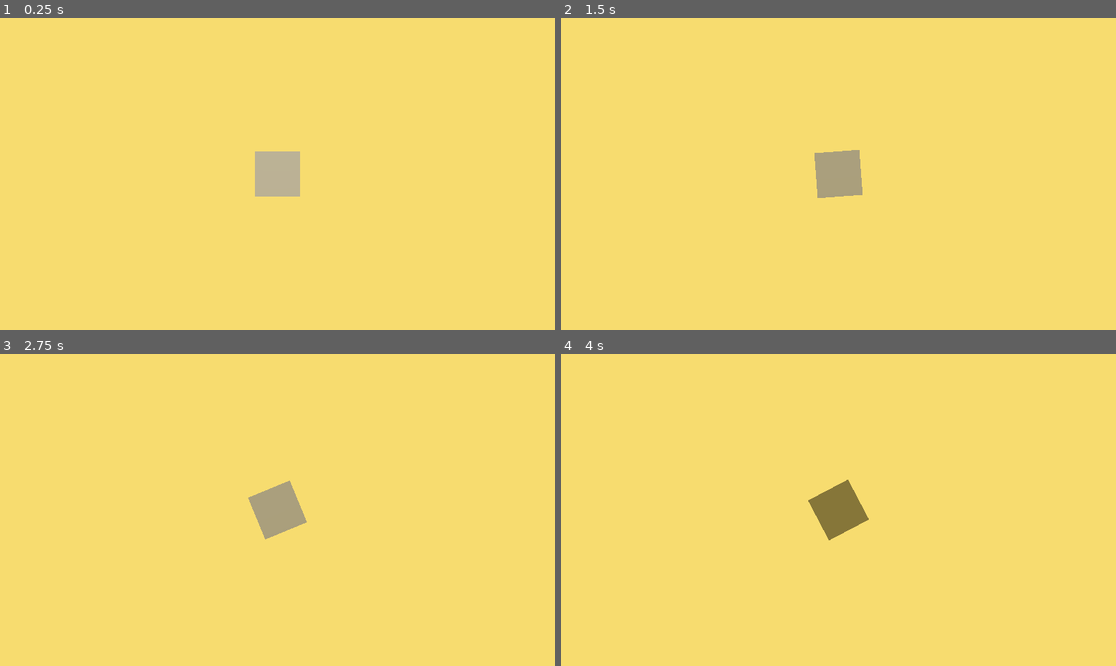
Above: before the commit, frames 1-4 (two rows, left to right).
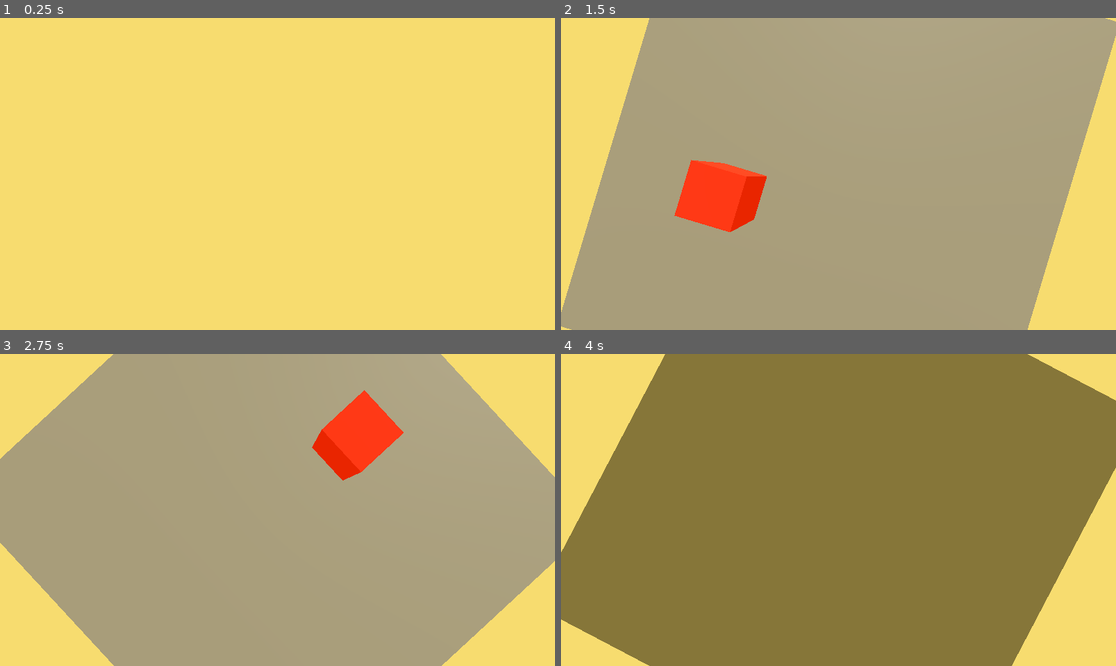
Above: after the commit, the same moments.

Repository: Bigaston/LDJam54
Game: Godot game, scene res://scenes/Main.tscn
Two runs of this game, one before a commit and one after it. Both use one fixed random seed, a clock stepped at 60 frames per second and the inputs below.
Inputs (mouse positions are in pixels of both pictures, inside the frame that each line leads up to):
- Up to frame 1 (0.25 s): no input
- Up to frame 2 (1.5 s): tap Enter at 0.5 s; move the mouse to (960, 158) at 0.52 s; click (960, 158) at 0.67 s; tap Space at 1.25 s; drag from (727, 189) to (810, 236) at 1.27 s
- Up to frame 3 (2.75 s): tap Enter at 2 s; move the mouse to (333, 441) at 2.02 s; click (333, 441) at 2.17 s
- Up to frame 4 (4 s): tap Space at 2.75 s; drag from (810, 572) to (672, 463) at 2.77 s; tap Enter at 3.5 s; move the mouse to (1005, 556) at 3.52 s; click (1005, 556) at 3.67 s

The runs differ from the first frame. In frame 1, 1.2% of the frame differs, in the area x 45-55%, y 42-58%; in frame 2, 84%; in frame 3, 84%; in frame 4, 84%, in the area x 0-100%, y 0-100%.

Commit message:
Raycast qui marche sur le sol, bind à la grille

Diff:
--- a/scenes/Main.tscn
+++ b/scenes/Main.tscn
@@ -1,5 +1,6 @@
-[gd_scene load_steps=4 format=3 uid="uid://dimsd71dmifu2"]
+[gd_scene load_steps=8 format=3 uid="uid://dimsd71dmifu2"]
 
+[ext_resource type="Script" path="res://scripts/main_game.gd" id="1_c54g1"]
 [ext_resource type="Script" path="res://addons/orbit_camera/orbit_camera.gd" id="1_g3h6t"]
 
 [sub_resource type="Environment" id="Environment_tq2d1"]
@@ -7,16 +8,27 @@
 background_color = Color(0.968627, 0.862745, 0.435294, 1)
 
 [sub_resource type="BoxMesh" id="BoxMesh_bdqrq"]
+size = Vector3(10, 1, 10)
+
+[sub_resource type="BoxShape3D" id="BoxShape3D_ns1np"]
+size = Vector3(10, 1, 10)
+
+[sub_resource type="StandardMaterial3D" id="StandardMaterial3D_6fkwx"]
+albedo_color = Color(0.945098, 0.180392, 0, 1)
+
+[sub_resource type="BoxMesh" id="BoxMesh_foyal"]
 
 [node name="Main" type="Node3D"]
+script = ExtResource("1_c54g1")
 
 [node name="CameraAnchor" type="Node3D" parent="."]
 
 [node name="OrbitCamera" type="Camera3D" parent="CameraAnchor"]
-transform = Transform3D(1, 0, 0, 0, 1, 0, 0, 0, 1, 0, 4.82487, 4.13954)
+transform = Transform3D(1, 0, 0, 0, 0.78055, 0.625093, 0, -0.625093, 0.78055, 0, 4.82487, 4.13954)
 script = ExtResource("1_g3h6t")
 ZOOM_SPEED = 10.0
 DEFAULT_DISTANCE = 5.0
+ROTATE_SPEED = 3.0
 ANCHOR_NODE_PATH = NodePath("..")
 
 [node name="WorldEnvironment" type="WorldEnvironment" parent="."]
@@ -27,3 +39,13 @@
 
 [node name="Ground" type="MeshInstance3D" parent="."]
 mesh = SubResource("BoxMesh_bdqrq")
+
+[node name="Area3D" type="Area3D" parent="Ground"]
+
+[node name="CollisionShape3D" type="CollisionShape3D" parent="Ground/Area3D"]
+shape = SubResource("BoxShape3D_ns1np")
+
+[node name="Selector" type="MeshInstance3D" parent="."]
+transform = Transform3D(1, 0, 0, 0, 1, 0, 0, 0, 1, -7.60821, 2.25807, 0)
+material_override = SubResource("StandardMaterial3D_6fkwx")
+mesh = SubResource("BoxMesh_foyal")
--- /dev/null
+++ b/scripts/main_game.gd
@@ -0,0 +1,50 @@
+extends Node3D
+
+const RAY_LENGTH = 10
+
+@export var size_x = 6
+@export var size_y = 4
+
+@onready var selector = $Selector
+
+# Called when the node enters the scene tree for the first time.
+func _ready():
+	pass
+
+# Called every frame. 'delta' is the elapsed time since the previous frame.
+func _process(delta):
+	pass
+
+func _physics_process(delta):
+	var space_state = get_world_3d().direct_space_state
+	var cam = $CameraAnchor/OrbitCamera
+	var mousepos = get_viewport().get_mouse_position()
+
+	var origin = cam.project_ray_origin(mousepos)
+	var end = origin + cam.project_ray_normal(mousepos) * RAY_LENGTH
+	var query = PhysicsRayQueryParameters3D.create(origin, end)
+	query.collide_with_areas = true
+
+	var result = space_state.intersect_ray(query)
+
+	var found_position = result.get("position", Vector3(1000,0,1000))
+
+	selector.position = Vector3(round(found_position.x), 1, round(found_position.z))
+
+
+
+#func _input(event):
+#	if event is InputEventMouseButton:
+#		if event.button_index == MOUSE_BUTTON_LEFT && event.pressed:
+#			var space_state = get_world_3d().direct_space_state
+#			var cam = $CameraAnchor/OrbitCamera
+#			var mousepos = get_viewport().get_mouse_position()
+#
+#			var origin = cam.project_ray_origin(mousepos)
+#			var end = origin + cam.project_ray_normal(mousepos) * RAY_LENGTH
+#			var query = PhysicsRayQueryParameters3D.create(origin, end)
+#			query.collide_with_areas = true
+#
+#			var result = space_state.intersect_ray(query)
+#
+#			print(result)
